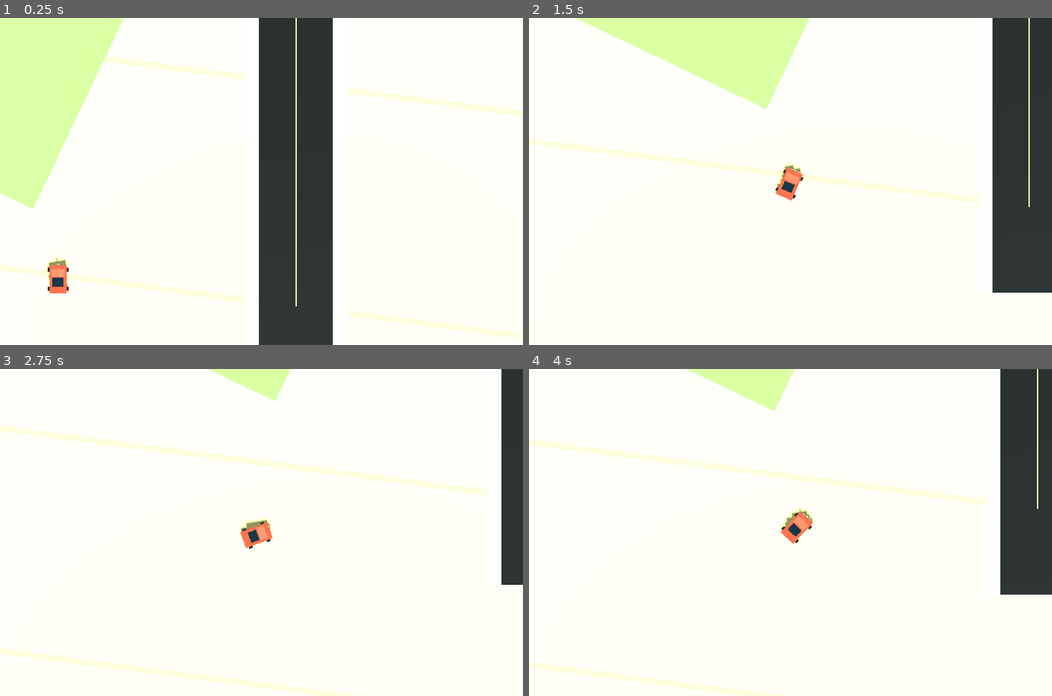
Above: before the commit, frames 1-4 (two rows, left to right).
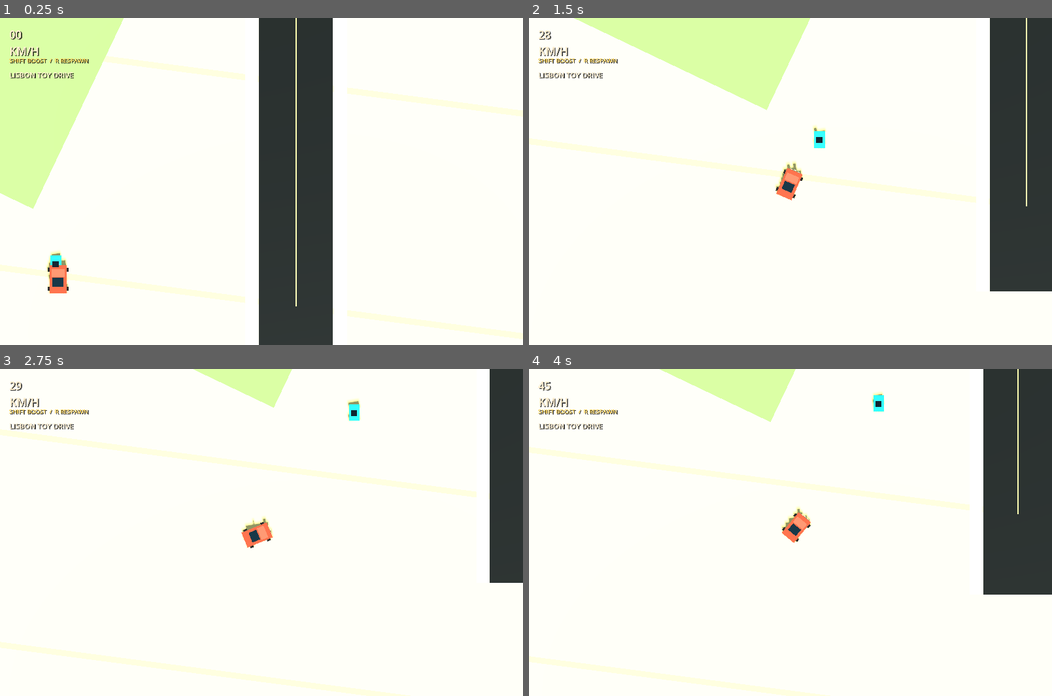
Above: after the commit, the same moments.

Repository: scaiado/lisbon3D
Game: Godot game, scene res://scenes/main.tscn
Two runs of this game, one before a commit and one after it. Both use one fixed random seed, a clock stepped at 60 frames per second and the inputs below.
Inputs:
- Up to frame 1 (0.25 s): no input
- Up to frame 2 (1.5 s): hold D (steer_right) 0.53-1.28 s; hold Shift (boost) 0.53-1.28 s; hold S (brake) from 1.28 s (still down); tap Shift (boost) at 1.35 s
- Up to frame 3 (2.75 s): release S (brake) at 2.03 s; hold D (steer_right) from 2.03 s (still down); hold Shift (boost) from 2.03 s (still down)
- Up to frame 4 (4 s): release D (steer_right) at 2.78 s; release Shift (boost) at 2.78 s; hold W (accelerate) 2.78-3.53 s; tap Shift (boost) at 2.85 s; hold A (steer_left) from 3.53 s (still down); hold Shift (boost) from 3.53 s (still down)

The runs differ from the first frame. In frame 1, 0.6% of the frame differs, in the area x 1-17%, y 3-77%; in frame 2, 1.6%; in frame 3, 4.7%; in frame 4, 6.1%, in the area x 0-98%, y 0-92%.

Commit message:
Add native arcade polish systems

Diff:
--- /dev/null
+++ b/game/godot/scripts/ambient_life.gd
@@ -0,0 +1,110 @@
+extends Node3D
+
+const NPC_COUNT := 8
+const PED_COUNT := 14
+
+var road_segments: Array[Dictionary] = []
+var actors: Array[Dictionary] = []
+var car_materials := [
+	_make_material(Color(0.1, 0.55, 0.95), 0.48),
+	_make_material(Color(0.98, 0.82, 0.18), 0.48),
+	_make_material(Color(0.22, 0.8, 0.42), 0.48),
+	_make_material(Color(0.93, 0.22, 0.65), 0.48)
+]
+var pedestrian_material := _make_material(Color(0.24, 0.18, 0.78), 0.72)
+var head_material := _make_material(Color(1.0, 0.78, 0.52), 0.82)
+
+func configure(segments: Array[Dictionary]) -> void:
+	road_segments = segments
+	_spawn_traffic()
+	_spawn_pedestrians()
+
+func _process(delta: float) -> void:
+	for actor in actors:
+		var segment: Dictionary = actor.segment
+		var start: Vector3 = segment.start
+		var end: Vector3 = segment.end
+		var length: float = max(start.distance_to(end), 1.0)
+		actor.t = fmod(float(actor.t) + float(actor.speed) * delta / length, 1.0)
+		var position := start.lerp(end, float(actor.t))
+		var direction := (end - start).normalized()
+		if actor.side != 0.0:
+			var normal := Vector3(-direction.z, 0, direction.x)
+			position += normal * float(actor.side)
+		actor.node.global_position = position + Vector3.UP * float(actor.height)
+		actor.node.rotation.y = atan2(direction.x, -direction.z)
+
+func _spawn_traffic() -> void:
+	var usable := _long_segments(42.0)
+	for i in range(min(NPC_COUNT, usable.size())):
+		var segment: Dictionary = usable[(i * 3) % usable.size()]
+		var car := _make_toy_car(i)
+		add_child(car)
+		actors.append({
+			"node": car,
+			"segment": segment,
+			"t": fmod(i * 0.137, 1.0),
+			"speed": 6.0 + float(i % 4) * 1.6,
+			"side": -float(segment.get("width", 12.0)) * 0.18,
+			"height": 0.5
+		})
+
+func _spawn_pedestrians() -> void:
+	var usable := _long_segments(28.0)
+	for i in range(min(PED_COUNT, usable.size())):
+		var segment: Dictionary = usable[(i * 5 + 1) % usable.size()]
+		var pedestrian := _make_pedestrian()
+		add_child(pedestrian)
+		var side := 1.0 if i % 2 == 0 else -1.0
+		actors.append({
+			"node": pedestrian,
+			"segment": segment,
+			"t": fmod(i * 0.071, 1.0),
+			"speed": 1.4 + float(i % 3) * 0.35,
+			"side": side * (float(segment.get("width", 12.0)) * 0.5 + 3.4),
+			"height": 0.0
+		})
+
+func _long_segments(min_length: float) -> Array[Dictionary]:
+	var usable: Array[Dictionary] = []
+	for segment in road_segments:
+		var length: float = (segment.end - segment.start).length()
+		if length >= min_length:
+			usable.append(segment)
+	return usable
+
+func _make_toy_car(index: int) -> Node3D:
+	var root := Node3D.new()
+	root.name = "NpcToyCar"
+	_add_box(root, "Body", Vector3(0, 0.36, 0), Vector3(2.1, 0.58, 3.25), car_materials[index % car_materials.size()])
+	_add_box(root, "Cabin", Vector3(0, 0.84, 0.1), Vector3(1.25, 0.48, 1.15), _make_material(Color(0.04, 0.08, 0.1), 0.35))
+	return root
+
+func _make_pedestrian() -> Node3D:
+	var root := Node3D.new()
+	root.name = "ToyPedestrian"
+	_add_box(root, "Body", Vector3(0, 0.52, 0), Vector3(0.42, 0.92, 0.3), pedestrian_material)
+	var head := MeshInstance3D.new()
+	head.name = "Head"
+	head.mesh = SphereMesh.new()
+	head.mesh.radius = 0.24
+	head.mesh.height = 0.36
+	head.position = Vector3(0, 1.16, 0)
+	head.material_override = head_material
+	root.add_child(head)
+	return root
+
+func _add_box(parent: Node, name: String, position: Vector3, size: Vector3, material: Material) -> void:
+	var node := MeshInstance3D.new()
+	node.name = name
+	node.mesh = BoxMesh.new()
+	node.mesh.size = size
+	node.position = position
+	node.material_override = material
+	parent.add_child(node)
+
+static func _make_material(color: Color, roughness: float) -> StandardMaterial3D:
+	var material := StandardMaterial3D.new()
+	material.albedo_color = color
+	material.roughness = roughness
+	return material
--- a/game/godot/scripts/camera_rig.gd
+++ b/game/godot/scripts/camera_rig.gd
@@ -4,6 +4,7 @@
 @export var height := 92.0
 @export var follow_speed := 8.0
 @export var orthographic_size := 62.0
+@export var speed_zoom := 18.0
 
 var camera: Camera3D
 var fixed_yaw := 0.0
@@ -28,5 +29,8 @@
 	var desired := target.global_position + Vector3.UP * height
 	global_position = global_position.lerp(desired, min(delta * follow_speed, 1.0))
 
+	var speed: float = abs(float(target.get("speed"))) if target else 0.0
+	var target_size: float = orthographic_size + clamp(speed / 62.0, 0.0, 1.0) * speed_zoom
+	camera.size = lerp(camera.size, target_size, min(delta * 3.2, 1.0))
 	camera.global_position = global_position
 	camera.rotation = Vector3(deg_to_rad(-90.0), fixed_yaw, 0.0)
--- /dev/null
+++ b/game/godot/scripts/hud_controller.gd
@@ -0,0 +1,33 @@
+extends CanvasLayer
+
+@export var vehicle: Node
+
+var speed_label: Label
+var status_label: Label
+var title_label: Label
+
+func _ready() -> void:
+	speed_label = _make_label("0\nKM/H", Vector2(28, 26), 34, Color(1.0, 0.94, 0.82))
+	status_label = _make_label("SHIFT BOOST  /  R RESPAWN", Vector2(28, 116), 18, Color(0.98, 0.82, 0.34))
+	title_label = _make_label("LISBON TOY DRIVE", Vector2(28, 158), 22, Color(1.0, 0.94, 0.82))
+
+func _process(_delta: float) -> void:
+	if not vehicle:
+		return
+
+	var speed: float = abs(float(vehicle.get("speed")))
+	speed_label.text = "%02d\nKM/H" % roundi(speed * 3.2)
+	var boost_text: String = "FULL THROTTLE" if Input.is_action_pressed("boost") else "SHIFT BOOST"
+	status_label.text = "%s  /  R RESPAWN" % boost_text
+
+func _make_label(text: String, position: Vector2, size: int, color: Color) -> Label:
+	var label := Label.new()
+	label.text = text
+	label.position = position
+	label.add_theme_font_size_override("font_size", size)
+	label.add_theme_color_override("font_color", color)
+	label.add_theme_color_override("font_shadow_color", Color(0, 0, 0, 0.7))
+	label.add_theme_constant_override("shadow_offset_x", 3)
+	label.add_theme_constant_override("shadow_offset_y", 3)
+	add_child(label)
+	return label
--- a/game/godot/scripts/main.gd
+++ b/game/godot/scripts/main.gd
@@ -4,6 +4,8 @@
 const VehicleController := preload("res://scripts/vehicle_controller.gd")
 const CameraRig := preload("res://scripts/camera_rig.gd")
 const AudioController := preload("res://scripts/audio_controller.gd")
+const AmbientLife := preload("res://scripts/ambient_life.gd")
+const HudController := preload("res://scripts/hud_controller.gd")
 
 const DATA_PATH := "res://data/lisbon_slice.json"
 const SAMPLE_DATA_PATH := "res://data/lisbon_slice.sample.json"
@@ -12,6 +14,8 @@
 var vehicle: Node3D
 var camera_rig: Node3D
 var audio_controller: Node
+var ambient_life: Node3D
+var hud: CanvasLayer
 
 func _ready() -> void:
 	var editor_preview := get_node_or_null("EditorPreview")
@@ -36,10 +40,20 @@
 	camera_rig.target = vehicle
 	add_child(camera_rig)
 
+	ambient_life = AmbientLife.new()
+	ambient_life.name = "AmbientLife"
+	add_child(ambient_life)
+	ambient_life.configure(world.get_road_segments())
+
 	audio_controller = AudioController.new()
 	audio_controller.name = "AudioController"
 	audio_controller.vehicle = vehicle
 	add_child(audio_controller)
+
+	hud = HudController.new()
+	hud.name = "DriveHud"
+	hud.vehicle = vehicle
+	add_child(hud)
 
 func _process(delta: float) -> void:
 	if Input.is_action_just_pressed("respawn") and vehicle:
--- a/game/godot/scripts/vehicle_controller.gd
+++ b/game/godot/scripts/vehicle_controller.gd
@@ -6,12 +6,14 @@
 const BRAKE_FORCE := 48.0
 const DRAG := 3.2
 const STEER_RATE := 2.2
+const STEER_RETURN := 8.0
 const CAR_WIDTH := 3.2
 const CAR_LENGTH := 5.4
 const COLLISION_RADIUS := 2.2
 
 var speed := 0.0
 var steering := 0.0
+var impact_flash := 0.0
 var road_segments: Array[Dictionary] = []
 var collision_zones: Array[Dictionary] = []
 
@@ -31,6 +33,7 @@
 func reset_motion() -> void:
 	speed = 0.0
 	steering = 0.0
+	impact_flash = 0.0
 
 func _physics_process(delta: float) -> void:
 	var throttle := Input.get_action_strength("accelerate")
@@ -40,10 +43,11 @@
 
 	speed += throttle * ACCELERATION * delta
 	speed -= brake * BRAKE_FORCE * delta
-	speed = move_toward(speed, 0.0, DRAG * delta)
+	var drag_multiplier: float = 1.0 + abs(steering) * 0.45
+	speed = move_toward(speed, 0.0, DRAG * drag_multiplier * delta)
 	speed = clamp(speed, -12.0, MAX_SPEED * boost)
 
-	steering = lerp(steering, steer_input, min(delta * 8.0, 1.0))
+	steering = lerp(steering, steer_input, min(delta * STEER_RETURN, 1.0))
 	rotation.y -= steering * STEER_RATE * delta * clamp(abs(speed) / 18.0, 0.25, 1.0)
 
 	var previous_position := global_position
@@ -54,6 +58,13 @@
 	else:
 		global_position = previous_position
 		speed *= -0.18
+		impact_flash = 0.14
+
+	impact_flash = max(impact_flash - delta, 0.0)
+	if impact_flash > 0.0:
+		scale = Vector3.ONE * (1.0 + impact_flash * 0.55)
+	else:
+		scale = scale.lerp(Vector3.ONE, min(delta * 12.0, 1.0))
 
 func _forward() -> Vector3:
 	return (-global_transform.basis.z).normalized()
